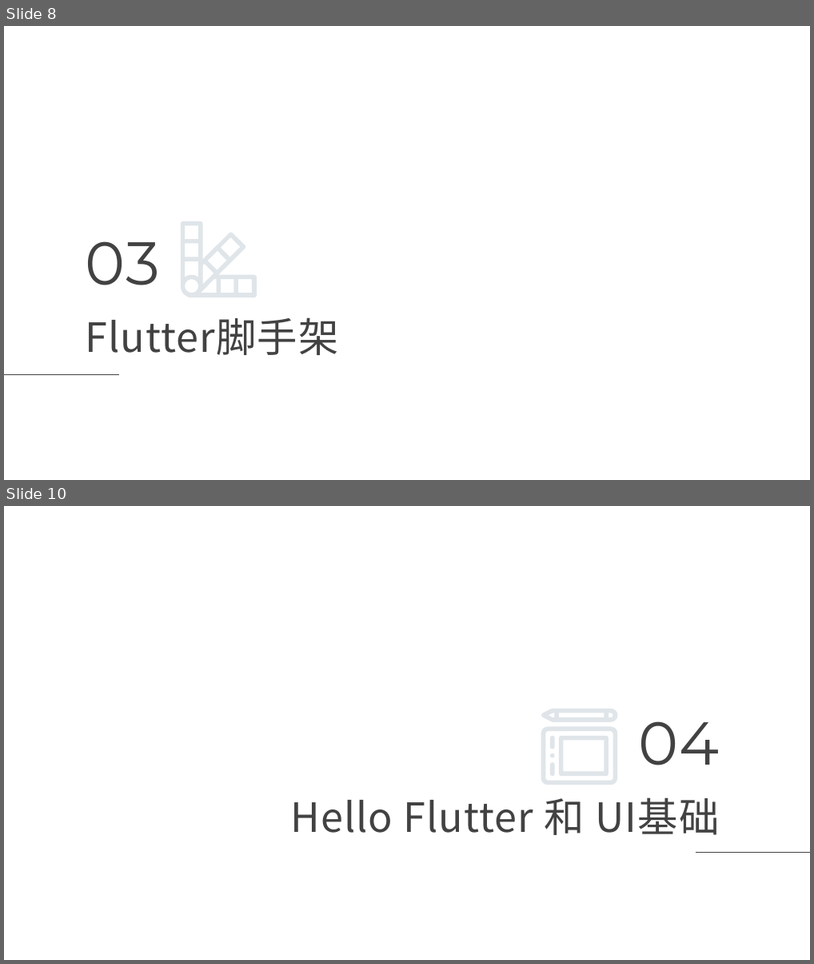
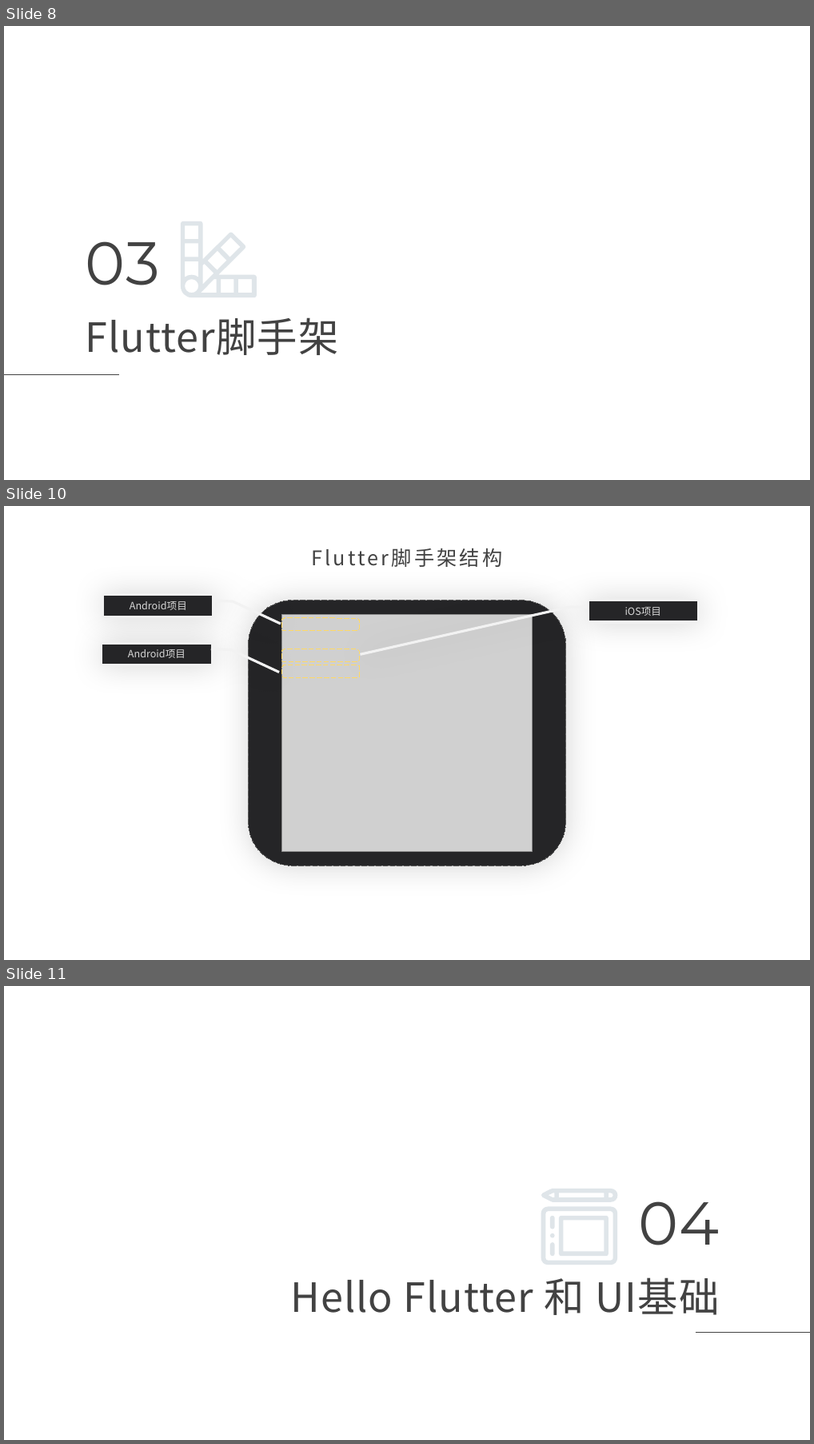
Before and after one commit to maosong-pactera/training-flutter, a slide deck: 移动端Flutter_第1课_如何开始工作？.pptx. Shown one above the other, each under a label of ours: slides 8 and 10 before the commit, slides 8, 10 and 11 after it; the slides between them are not shown. The pictures are 814x964 and 814x1444 pixels, drawn with LibreOffice and Linux fonts; fonts in the diff are those of the drawing; grey boxes stand for pictures; background and template pictures are left out. Boxes give left, top, right and bottom in pixels: in the first picture for what was removed or moved away, otherwise in the second. Text is boxed around its words. In the diff, an @@ line names an element or a change of style, - is before the commit and + after.

```diff
--- a/移动端Flutter_第1课_如何开始工作？.pptx
+++ b/移动端Flutter_第1课_如何开始工作？.pptx
@@ slide 10 added at (4, 506, 810, 960), background picture (left out) @@
@@ title added at (312, 548, 503, 567), 24 pt, text #424242 @@
+Flutter脚手架结构
@@ border callout added at (103, 595, 214, 616), fill #252527, outline #F2F2F2 3 pt, 12 pt, text #D7D7D7 @@
+Android项目
@@ rounded rectangle added at (249, 600, 566, 866), fill #252527, outline #595959 0.75 pt dashed @@
@@ border callout added at (588, 600, 699, 622), fill #252527, outline #F2F2F2 3 pt, 12 pt, text #D7D7D7 @@
+iOS项目
@@ picture added at (282, 614, 533, 852) @@
@@ rounded rectangle added at (282, 618, 360, 631), outline #FFD966 0.75 pt dashed @@
@@ border callout added at (102, 644, 212, 665), fill #252527, outline #F2F2F2 3 pt, 12 pt, text #D7D7D7 @@
+Android项目
@@ rounded rectangle added at (282, 649, 360, 662), outline #FFD966 0.75 pt dashed @@
@@ rounded rectangle added at (282, 665, 360, 678), outline #FFD966 0.75 pt dashed @@
@@ what was slide 10 is now slide 11 @@
```
Also in this commit, not shown: 2 slides changed, 1 other slide added, 1 slide removed, 1 other file.
